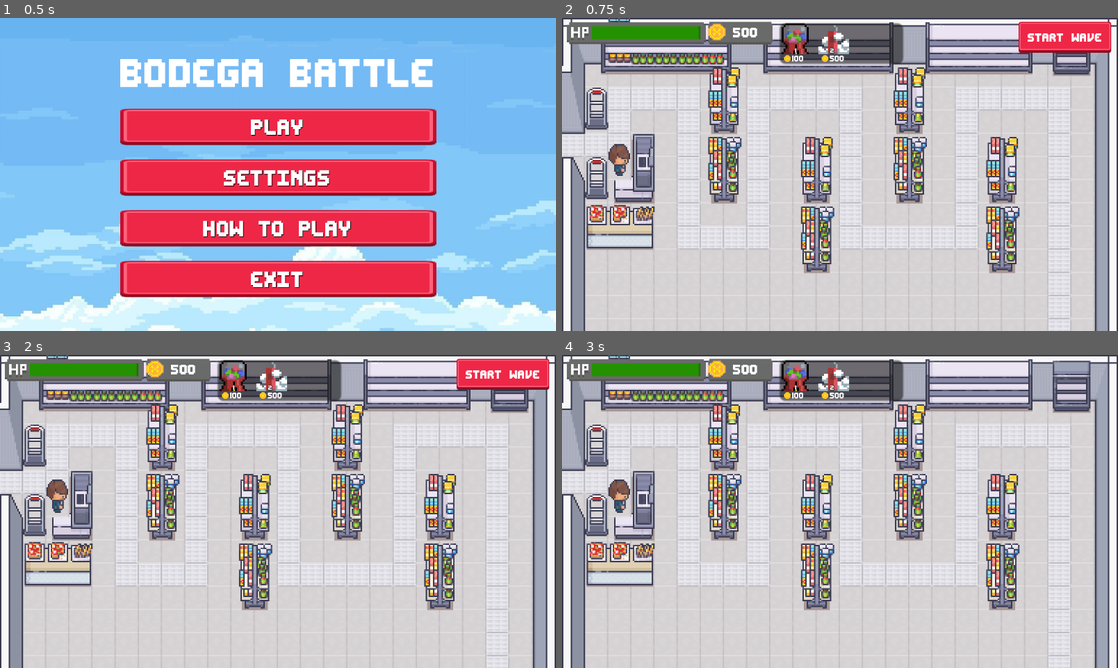
Above: before the commit, frames 1-4 (two rows, left to right).
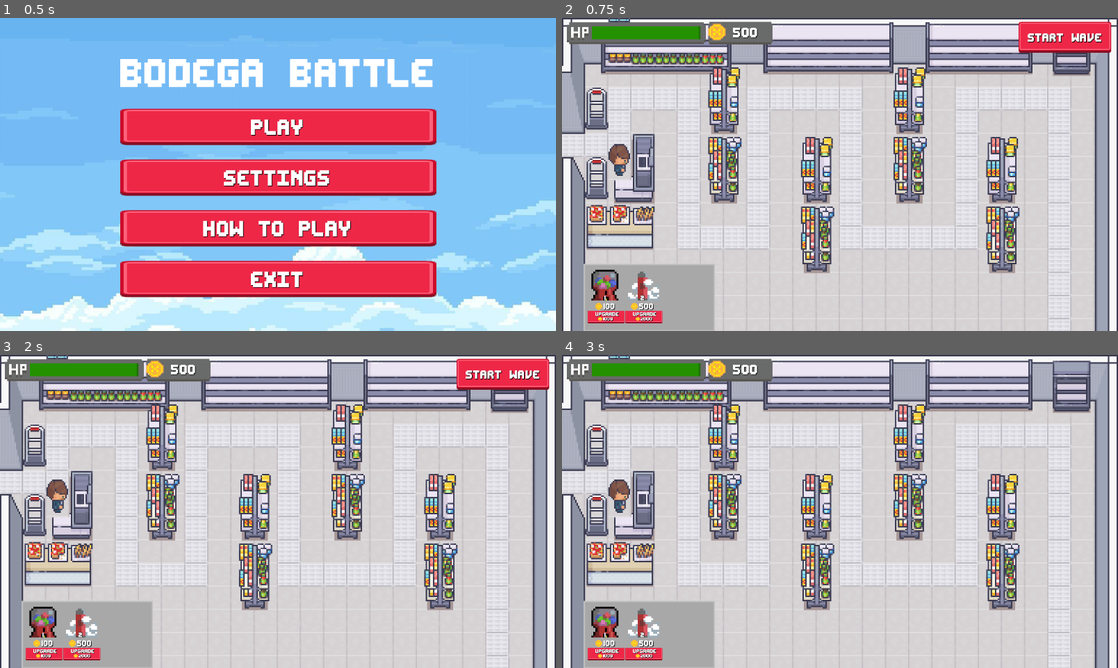
Above: after the commit, the same moments.

Repository: s27459-pj/bodega-battle
Game: Godot game, scene res://scene/scene_handler/scene_handler.tscn
The game is run twice, just before and just after one commit, with the same random seed, the same clock (stepped at 60 frames per second) and the same inputs.
Inputs (mouse positions are in pixels of both pictures, inside the frame that each line leads up to):
- Up to frame 1 (0.5 s): no input
- Up to frame 2 (0.75 s): click "PLAY" at 0.5 s
- Up to frame 3 (2 s): click (44, 652) at 1.25 s, where only the run after the commit has a clickable "Upgrade"
- Up to frame 4 (3 s): click (645, 652) at 2 s, where only the run after the commit has a clickable "Upgrade"; click "Start Wave" at 2.75 s

Frame 1 is identical in both runs. In frame 2, 8.0% of the frame differs, in the area x 3-98%, y 1-100%; in frame 3, 8.0%; in frame 4, 7.8%.

Commit message:
Add prep phase music + style turret menu

Diff:
--- a/objects/ui/prep_phase_ui/prep_phase_ui.gd
+++ b/objects/ui/prep_phase_ui/prep_phase_ui.gd
@@ -9,6 +9,10 @@
 	update_money(GlobalVars.money)
 
 func _on_start_wave_pressed():
+	var new_song = preload("res://assets/audio/music/the-wandering-samurai-344699.mp3")
+	var root_music_player = get_tree().root.get_node("SceneHandler/MusicPlayer")
+	root_music_player.stream = new_song
+	root_music_player.play()
 	get_parent().get_parent().start_wave()
 
 func update_money(value: int):
--- a/objects/ui/prep_phase_ui/prep_phase_ui.tscn
+++ b/objects/ui/prep_phase_ui/prep_phase_ui.tscn
@@ -39,6 +39,7 @@
 offset_bottom = 11.5
 grow_horizontal = 2
 grow_vertical = 2
+theme_override_colors/font_shadow_color = Color(0, 0, 0, 1)
 theme_override_fonts/font = ExtResource("2_8uefh")
 theme_override_font_sizes/font_size = 30
 text = "Start Wave"
@@ -49,6 +50,7 @@
 offset_top = 14.0
 offset_right = 397.0
 offset_bottom = 46.0
+theme_override_colors/font_shadow_color = Color(0, 0, 0, 1)
 theme_override_fonts/font = ExtResource("2_8uefh")
 theme_override_font_sizes/font_size = 35
 text = "100"
--- a/objects/ui/tower_placement/ui_tower_placement.gd
+++ b/objects/ui/tower_placement/ui_tower_placement.gd
@@ -23,6 +23,8 @@
 
 
 func _process(delta: float) -> void:
+	if get_viewport().gui_get_hovered_control() != null:
+		return
 	if build_mode:
 		update_tower_preview()
 
--- a/objects/ui/tower_placement/ui_tower_placement.tscn
+++ b/objects/ui/tower_placement/ui_tower_placement.tscn
@@ -1,10 +1,24 @@
-[gd_scene load_steps=6 format=3 uid="uid://c8qbv1nyqanfh"]
+[gd_scene load_steps=9 format=3 uid="uid://c8qbv1nyqanfh"]
 
 [ext_resource type="Texture2D" uid="uid://dyn7xm152kns2" path="res://assets/sprites/defences/gumball.png" id="1_71j57"]
 [ext_resource type="Script" uid="uid://ctfacorwqq5sm" path="res://objects/ui/tower_placement/ui_tower_placement.gd" id="1_wdltr"]
 [ext_resource type="Texture2D" uid="uid://y8x45fg7t2q2" path="res://assets/sprites/defences/buch.png" id="3_vy1mm"]
 [ext_resource type="FontFile" uid="uid://cuq6cgihu0i06" path="res://assets/UI/fonts/editundo.ttf" id="4_vxfcy"]
 [ext_resource type="Texture2D" uid="uid://tobhrn6baoar" path="res://assets/UI/other/vecteezy_pixel-art-play-button_8506353.png" id="5_mukki"]
+[ext_resource type="Texture2D" uid="uid://ylmf3f531jhh" path="res://assets/UI/button/button_rectangle_depth_flat.png" id="6_eo1td"]
+[ext_resource type="Texture2D" uid="uid://crpsobwbvnmo0" path="res://assets/UI/button/button_rectangle_depth_gradient.png" id="7_3tldr"]
+
+[sub_resource type="StyleBoxFlat" id="StyleBoxFlat_mukki"]
+bg_color = Color(0.65834, 0.65834, 0.65834, 1)
+border_width_left = 1
+border_width_top = 1
+border_width_right = 1
+border_width_bottom = 1
+border_blend = true
+expand_margin_left = 2.0
+expand_margin_top = 2.0
+expand_margin_right = 2.0
+expand_margin_bottom = 2.0
 
 [node name="UITowerPlacement" type="Node2D"]
 script = ExtResource("1_wdltr")
@@ -15,12 +29,14 @@
 anchor_top = 0.5
 anchor_right = 0.5
 anchor_bottom = 0.5
-offset_left = -10.0
-offset_right = 54.0
-offset_bottom = 21.0
+offset_left = -9.0
+offset_top = -22.0
+offset_right = 55.0
+offset_bottom = 9.0
 grow_horizontal = 2
 grow_vertical = 2
 scale = Vector2(4, 4)
+theme_override_styles/panel = SubResource("StyleBoxFlat_mukki")
 
 [node name="VBoxContainer" type="HBoxContainer" parent="PanelContainer"]
 layout_mode = 2
@@ -28,18 +44,19 @@
 [node name="GumTurretButton" type="TextureButton" parent="PanelContainer/VBoxContainer"]
 layout_mode = 2
 size_flags_horizontal = 4
+size_flags_vertical = 0
 texture_normal = ExtResource("1_71j57")
 
 [node name="VapeTurretButton" type="TextureButton" parent="PanelContainer/VBoxContainer"]
 layout_mode = 2
-size_flags_horizontal = 4
+size_flags_vertical = 0
 texture_normal = ExtResource("3_vy1mm")
 
 [node name="RichTextLabel_2" type="RichTextLabel" parent="."]
-offset_left = 95.0
-offset_top = 49.0
-offset_right = 104.0
-offset_bottom = 72.0
+offset_left = 101.0
+offset_top = 33.0
+offset_right = 110.0
+offset_bottom = 56.0
 size_flags_vertical = 0
 theme_override_colors/font_outline_color = Color(0.165656, 0.165656, 0.165656, 1)
 theme_override_constants/outline_size = 4
@@ -48,10 +65,10 @@
 fit_content = true
 
 [node name="RichTextLabel_1" type="RichTextLabel" parent="."]
-offset_left = 22.0
-offset_top = 49.0
-offset_right = 26.0
-offset_bottom = 72.0
+offset_left = 26.0
+offset_top = 33.0
+offset_right = 30.0
+offset_bottom = 56.0
 size_flags_vertical = 0
 theme_override_colors/font_outline_color = Color(0.165656, 0.165656, 0.165656, 1)
 theme_override_constants/outline_size = 4
@@ -59,11 +76,27 @@
 text = "1"
 fit_content = true
 
+[node name="MoneyLabel2" type="Label" parent="."]
+offset_left = 98.0
+offset_top = 49.0
+offset_right = 128.0
+offset_bottom = 67.0
+theme_override_colors/font_shadow_color = Color(0, 0, 0, 1)
+theme_override_fonts/font = ExtResource("4_vxfcy")
+theme_override_font_sizes/font_size = 20
+text = "500"
+
+[node name="Sprite2D" type="Sprite2D" parent="MoneyLabel2"]
+position = Vector2(-10, 9)
+scale = Vector2(0.007, 0.007)
+texture = ExtResource("5_mukki")
+
 [node name="MoneyLabel" type="Label" parent="."]
-offset_left = 16.0
-offset_top = 64.0
-offset_right = 40.0
-offset_bottom = 82.0
+offset_left = 24.0
+offset_top = 49.0
+offset_right = 48.0
+offset_bottom = 67.0
+theme_override_colors/font_shadow_color = Color(0, 0, 0, 1)
 theme_override_fonts/font = ExtResource("4_vxfcy")
 theme_override_font_sizes/font_size = 20
 text = "100"
@@ -73,15 +106,88 @@
 scale = Vector2(0.007, 0.007)
 texture = ExtResource("5_mukki")
 
-[node name="MoneyLabel" type="Label" parent="MoneyLabel"]
-offset_left = 78.0
-offset_right = 108.0
-offset_bottom = 18.0
+[node name="Upgrade_gum" type="TextureButton" parent="."]
+offset_left = -9.0
+offset_top = 67.0
+offset_right = 184.0
+offset_bottom = 131.0
+scale = Vector2(0.4, 0.4)
+texture_normal = ExtResource("6_eo1td")
+texture_pressed = ExtResource("7_3tldr")
+
+[node name="Label" type="Label" parent="Upgrade_gum"]
+layout_mode = 1
+anchors_preset = 8
+anchor_left = 0.5
+anchor_top = 0.5
+anchor_right = 0.5
+anchor_bottom = 0.5
+offset_left = -57.0
+offset_top = -30.0
+offset_right = 66.0
+offset_bottom = 2.0
+grow_horizontal = 2
+grow_vertical = 2
+theme_override_colors/font_shadow_color = Color(0, 0, 0, 1)
+theme_override_fonts/font = ExtResource("4_vxfcy")
+theme_override_font_sizes/font_size = 35
+text = "Upgrade"
+
+[node name="MoneyLabel3" type="Label" parent="Upgrade_gum"]
+offset_left = 80.0
+offset_top = 30.0
+offset_right = 115.0
+offset_bottom = 48.0
+scale = Vector2(1.53334, 1.4)
+theme_override_colors/font_shadow_color = Color(0, 0, 0, 1)
 theme_override_fonts/font = ExtResource("4_vxfcy")
 theme_override_font_sizes/font_size = 20
-text = "500"
+text = "1000"
 
-[node name="Sprite2D" type="Sprite2D" parent="MoneyLabel/MoneyLabel"]
+[node name="Sprite2D" type="Sprite2D" parent="Upgrade_gum/MoneyLabel3"]
+position = Vector2(-10, 9)
+scale = Vector2(0.007, 0.007)
+texture = ExtResource("5_mukki")
+
+[node name="Upgrade_vape" type="TextureButton" parent="."]
+offset_left = 69.0
+offset_top = 67.0
+offset_right = 262.0
+offset_bottom = 131.0
+scale = Vector2(0.4, 0.4)
+texture_normal = ExtResource("6_eo1td")
+texture_pressed = ExtResource("7_3tldr")
+
+[node name="Label" type="Label" parent="Upgrade_vape"]
+layout_mode = 1
+anchors_preset = 8
+anchor_left = 0.5
+anchor_top = 0.5
+anchor_right = 0.5
+anchor_bottom = 0.5
+offset_left = -57.0
+offset_top = -30.0
+offset_right = 66.0
+offset_bottom = 2.0
+grow_horizontal = 2
+grow_vertical = 2
+theme_override_colors/font_shadow_color = Color(0, 0, 0, 1)
+theme_override_fonts/font = ExtResource("4_vxfcy")
+theme_override_font_sizes/font_size = 35
+text = "Upgrade"
+
+[node name="MoneyLabel3" type="Label" parent="Upgrade_vape"]
+offset_left = 80.0
+offset_top = 30.0
+offset_right = 115.0
+offset_bottom = 48.0
+scale = Vector2(1.53334, 1.4)
+theme_override_colors/font_shadow_color = Color(0, 0, 0, 1)
+theme_override_fonts/font = ExtResource("4_vxfcy")
+theme_override_font_sizes/font_size = 20
+text = "2000"
+
+[node name="Sprite2D" type="Sprite2D" parent="Upgrade_vape/MoneyLabel3"]
 position = Vector2(-10, 9)
 scale = Vector2(0.007, 0.007)
 texture = ExtResource("5_mukki")
--- a/scene/level_main/GameScene.tscn
+++ b/scene/level_main/GameScene.tscn
@@ -28,7 +28,7 @@
 [node name="TowerPlacementOverlay" parent="UI" instance=ExtResource("5_yl6u3")]
 
 [node name="TowerPlacement" parent="UI" node_paths=PackedStringArray("overlay", "level") instance=ExtResource("5_ylvg0")]
-position = Vector2(461, 11)
+position = Vector2(62, 539)
 overlay = NodePath("../TowerPlacementOverlay")
 level = NodePath("../../LevelMain")
 
--- a/scene/scene_handler/scene_handler.gd
+++ b/scene/scene_handler/scene_handler.gd
@@ -31,7 +31,7 @@
 	load_new_game()
 
 func load_new_game():
-	var new_song = preload("res://assets/audio/music/the-wandering-samurai-344699.mp3")
+	var new_song = preload("res://assets/audio/music/pixelated-dreams-328537.mp3")
 	$MusicPlayer.stream = new_song
 	$MusicPlayer.play()
 	game_scene_node = load("res://scene/level_main/GameScene.tscn").instantiate()
Not shown, added: assets/audio/music/pixelated-dreams-328537.mp3.import
Not shown, changed: README.md
Not shown, added: assets/audio/music/pixelated-dreams-328537.mp3
